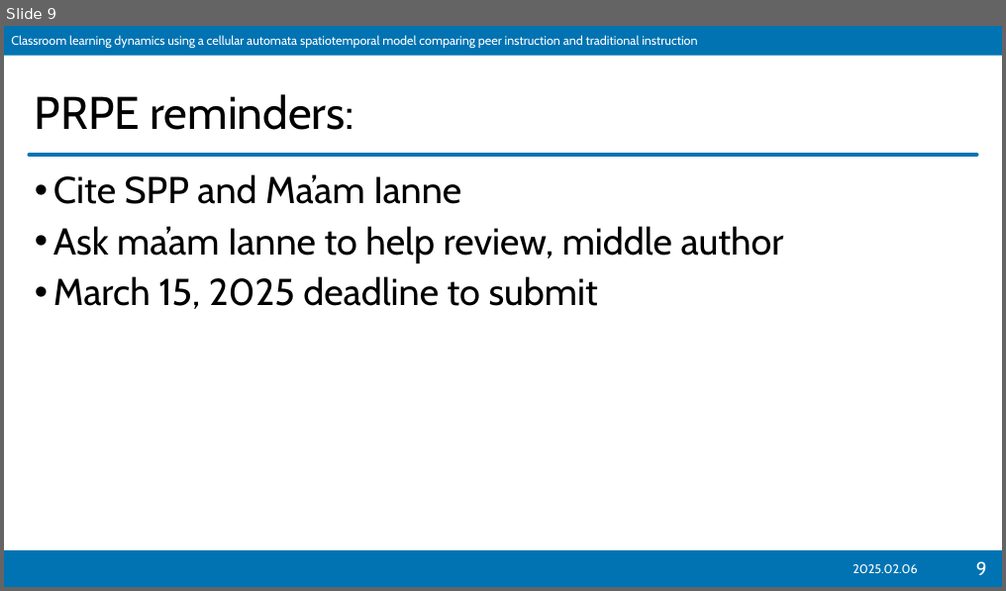
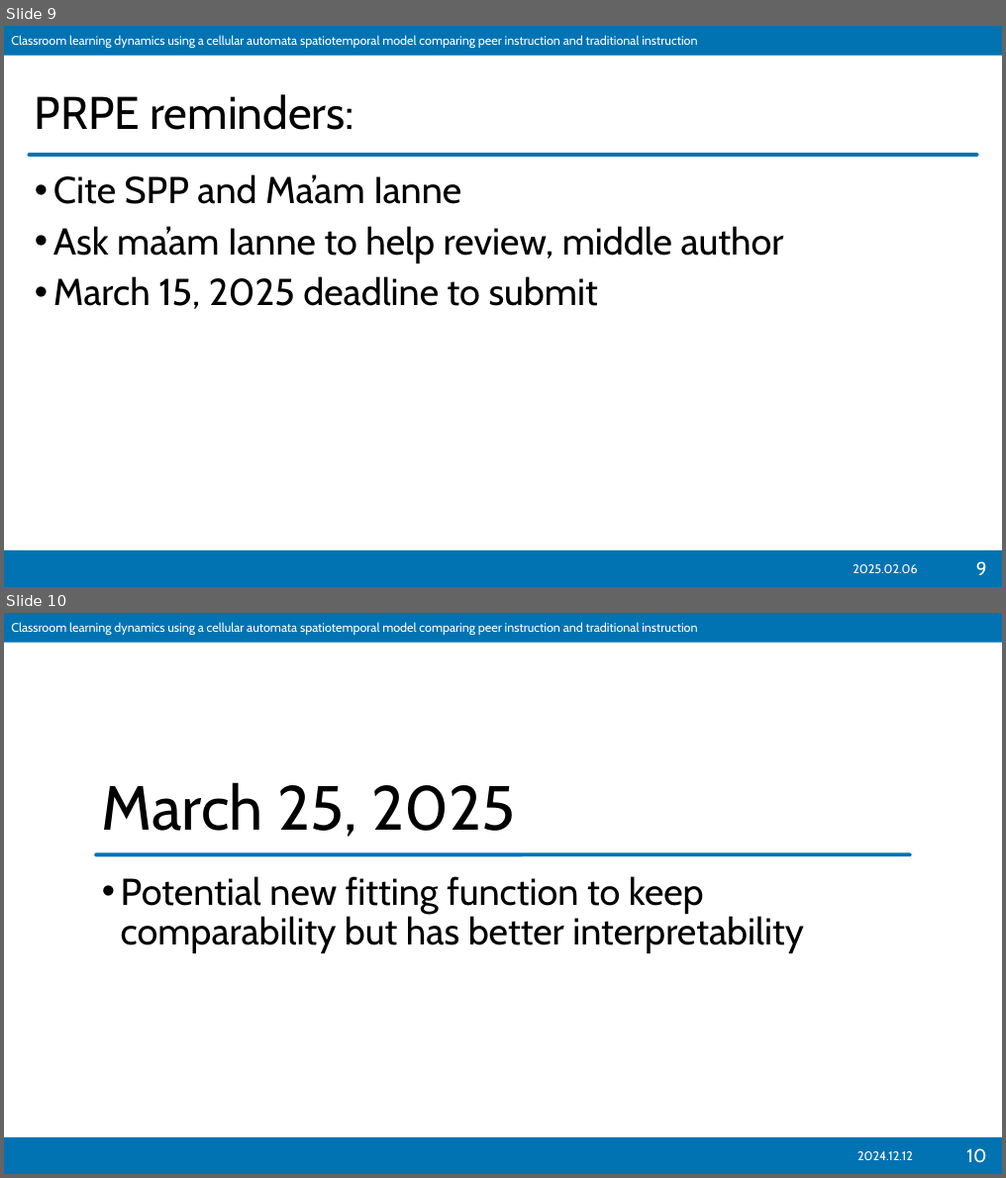
Before and after one commit to ioakimsy/BS-Thesis, a slide deck: documents/202425s2-RM-Slides-Sy.pptx. Shown one above the other, each under a label of ours: slide 9 before the commit, slides 9 and 10 after it. The pictures are 1006x591 and 1006x1178 pixels, drawn with LibreOffice and Linux fonts; fonts in the diff are those of the drawing; background and template pictures are left out. Boxes give left, top, right and bottom in pixels: in the first picture for what was removed or moved away, otherwise in the second. Text is boxed around its words. In the diff, an @@ line names an element or a change of style, - is before the commit and + after.

```diff
--- a/documents/202425s2-RM-Slides-Sy.pptx
+++ b/documents/202425s2-RM-Slides-Sy.pptx
@@ slide 10 added at [4,613,1002,1174], background #FFFFFF; not listed: 2 template elements that a slide beside it also shows @@
@@ title added at [102,782,515,837], 60 pt, text #000000 @@
+March 25, 2025
@@ rounded rectangle added at [94,854,912,858], fill #0173B2 @@
@@ text added at [121,876,804,954], 36 pt, text #000000 @@
+• Potential new fitting function to keep comparability but has better interpretability
@@ text added at [857,1152,913,1160], 12 pt, text #FFFFFF @@
+2024.12.12
@@ page number added at [966,1149,986,1163], 18 pt, text #FFFFFF @@
+10
```
Also in this commit, not shown: 3 other slides added, 2 other files.
